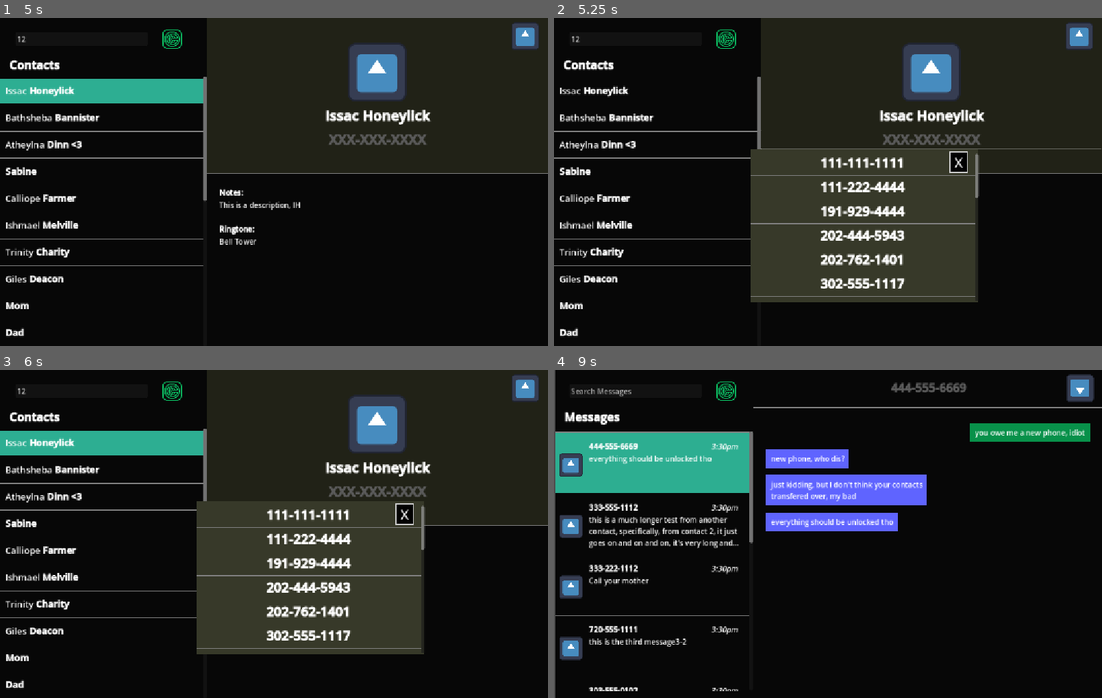
Above: before the commit, frames 1-4 (two rows, left to right).
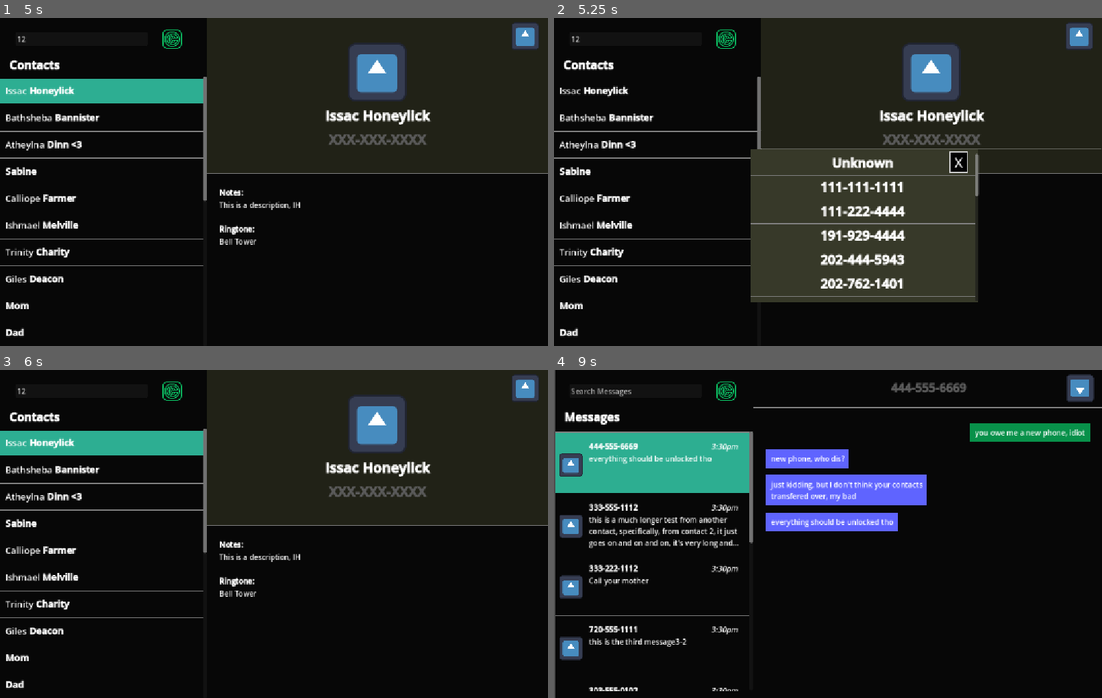
Above: after the commit, the same moments.

Repository: cyschneck/new-phone-who-dis
Game: Godot game, scene res://scenes/_main/start_menu.tscn
The game is run twice, just before and just after one commit, with the same random seed, the same clock (stepped at 60 frames per second) and the same inputs. The engine's default icon, where the game draws it, is replaced by a stand-in: a white triangle on a blue panel in a dark square.
Inputs (mouse positions are in pixels of both pictures, inside the frame that each line leads up to):
- Up to frame 1 (5 s): click (274, 306) at 0.5 s; click (82, 37) at 1.27 s; type "12" at 1.35 s; click (98, 109) at 2.02 s; click (526, 37) at 2.75 s; click (82, 37) at 3.52 s; type "12" at 3.6 s; click (98, 90) at 4.27 s
- Up to frame 2 (5.25 s): click (932, 139) at 5 s
- Up to frame 3 (6 s): click (98, 442) at 5.77 s
- Up to frame 4 (9 s): click (932, 491) at 6.5 s; click (652, 442) at 7.27 s; click (932, 491) at 8 s; click (1080, 389) at 8.75 s

Frame 1 is identical in both runs. In frame 2, 1.3% of the frame differs, in the area x 48-78%, y 42-83%; in frame 3, 17%, in the area x 35-78%, y 40-87%; in frame 4, nothing differs.

Commit message:
populate numbers in contacts from GameManager

Diff:
--- a/new-phone-who-dis/scripts/contacts/contact_name.gd
+++ b/new-phone-who-dis/scripts/contacts/contact_name.gd
@@ -9,9 +9,12 @@
 # When Contact on Left is Selected
 func _on_button_pressed() -> void:
 	var contacts_manager = get_tree().get_nodes_in_group("managers")[0]
-	var contact_header = contacts_manager.full_contact_right.get_child(1).get_child(1)
+
+	# if popup still open, close
+	contacts_manager.phone_select_popup.visible = false
 
 	# Setting up contact name in main panel
+	var contact_header = contacts_manager.full_contact_right.get_child(1).get_child(1)
 	contact_header.get_child(1).text = "[b]" + self.name + "[/b]"
 
 	# Setup contact number selected or default
--- a/new-phone-who-dis/scripts/contacts/contacts_manager.gd
+++ b/new-phone-who-dis/scripts/contacts/contacts_manager.gd
@@ -83,23 +83,40 @@
 	return guess_number
 
 func populate_number_selection() -> void:
+	var popup = phone_select_popup.get_child(1).get_child(0)
+	# Clear existing popup values
+	for number in popup.get_children():
+		number.queue_free()
+
 	# collect numbers from contact list to populate popup
 	var possible_numbers = []
 	for contact in GameManager.contact_list_data.keys():
 		possible_numbers.append(GameManager.contact_list_data[contact]["number"])
 	possible_numbers.sort() # sort numbers
 
-	var popup = phone_select_popup.get_child(1).get_child(0)
+	# add default/unknown contact
+	var unknown_contact = POPUP_VALUE.instantiate()
+	unknown_contact.text = "[b]Unknown[/b]"
+	popup.add_child(unknown_contact)
+
+	# add new h seperator after default unknown
+	var unknown_h_sep = HSeparator.new()
+	popup.add_child(unknown_h_sep)
+
 	for number in possible_numbers:
-		var new_number = POPUP_VALUE.instantiate()
-		new_number.name = number
-		new_number.text = "[b]" + number + "[/b]"
-		popup.add_child(new_number)
-		var new_h_sep = HSeparator.new()
-		popup.add_child(new_h_sep)
+		if GameManager.guess_name_with_number_dict[number] == number:
+			# if the guess number is still available, not assigned to a name
+			var new_number = POPUP_VALUE.instantiate()
+			new_number.name = number
+			new_number.text = "[b]" + number + "[/b]"
+			popup.add_child(new_number)
+
+			var new_h_sep = HSeparator.new()
+			popup.add_child(new_h_sep)
 
 func _on_select_number_pressed() -> void:
 	# display popup
+	populate_number_selection()
 	phone_select_popup.visible = true
 
 func _on_close_popup_pressed() -> void:
--- a/new-phone-who-dis/scripts/contacts/select_number_on_popup.gd
+++ b/new-phone-who-dis/scripts/contacts/select_number_on_popup.gd
@@ -5,13 +5,21 @@
 	var contacts_manager = get_tree().get_nodes_in_group("managers")[0]
 	var header = contacts_manager.full_contact_right.get_child(1).get_child(1)
 	var header_contact_name = header.get_child(1).text
-	# remove bold text from string when saving as guess name
-	var string_without_bold = (header_contact_name).replace("[b]", "")
-	string_without_bold = string_without_bold.replace("[/b]", "")
-	var selection_number = self.name
+	# remove bold text from string when saving
+	var header_with_bold = (header_contact_name).replace("[b]", "")
+	header_with_bold = header_with_bold.replace("[/b]", "")
+	var number_without_bold = (self.text).replace("[b]", "")
+	number_without_bold = number_without_bold.replace("[/b]", "")
 
+	if number_without_bold == "Unknown":
+		number_without_bold = "XXX-XXX-XXXX"
+
+	# remove guess from original position
+	for number in GameManager.guess_name_with_number_dict.keys():
+		if GameManager.guess_name_with_number_dict[number] == header_with_bold:
+			GameManager.set_guess_dictionary(number, "")
 	# Update Guess Dictionary
-	GameManager.set_guess_dictionary(selection_number, string_without_bold)
+	GameManager.set_guess_dictionary(number_without_bold, header_with_bold)
 
 	# Set New Header Number
-	header.get_child(2).text = "[b]" + selection_number + "[/b]"
+	header.get_child(2).text = "[b]" + number_without_bold + "[/b]"
--- a/new-phone-who-dis/scripts/messages/messages_manager.gd
+++ b/new-phone-who-dis/scripts/messages/messages_manager.gd
@@ -78,7 +78,7 @@
 	# when number is selected on header, populate and display popup
 	var remaining_contacts = select_contact_popup.get_child(0).get_child(0).get_child(0)
 
-	# remove placeholder popup values
+	# remove existing popup values
 	for popup_contact in remaining_contacts.get_children():
 		popup_contact.queue_free()
 
Not shown, added: new-phone-who-dis/scenes/_main/contacts.tscn40473738799.tmp
